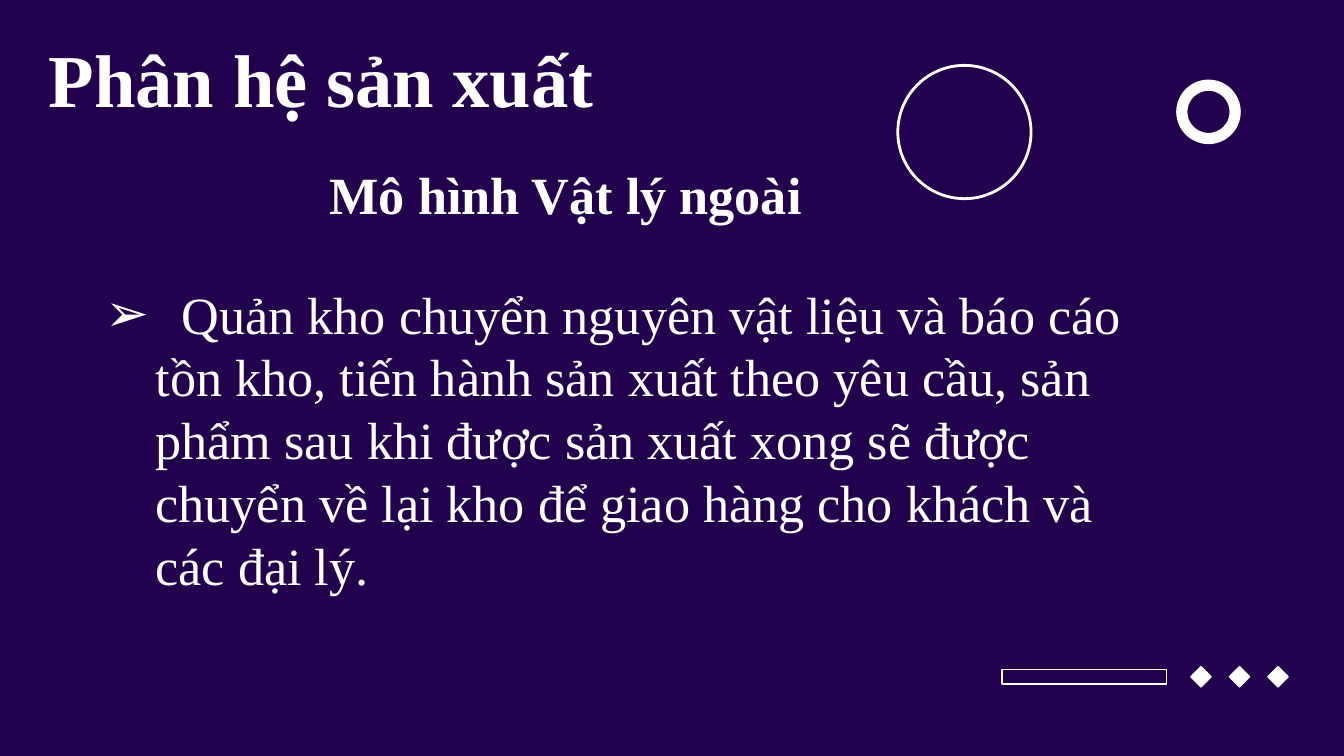
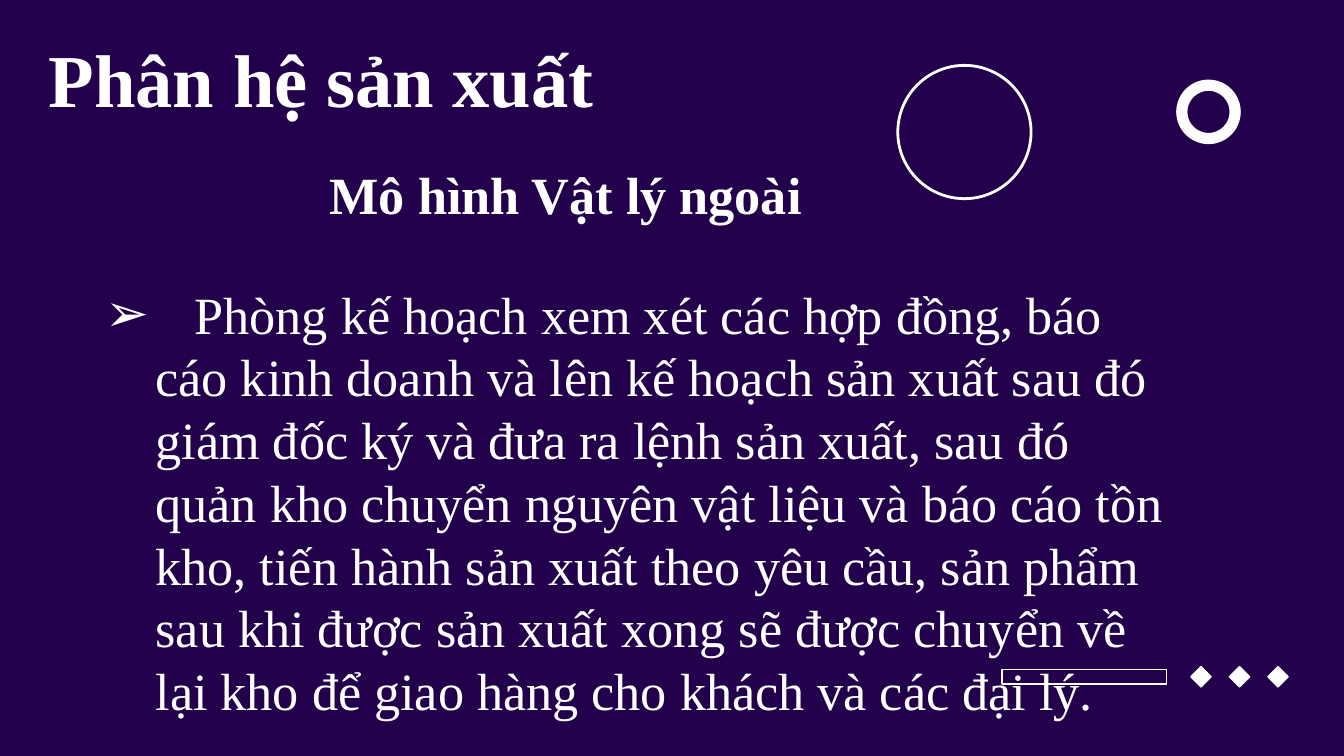
Before and after one commit to manhph81/ERP, a slide deck: slide 17 of 9_ERP đã chỉnh.pptx. Drawn at 1344x756 pixels with LibreOffice and Linux fonts; fonts in the diff are those of the drawing; background and template pictures are left out. Boxes give left, top, right and bottom in pixels: in the first picture for what was removed or moved away, otherwise in the second. Text is boxed around its words. In the diff, an @@ line names an element or a change of style, - is before the commit and + after.

```diff
--- a/9_ERP đã chỉnh.pptx
+++ b/9_ERP đã chỉnh.pptx
@@ subtitle at bbox=[156, 296, 1163, 721]: text changed @@
-➢ Quản kho chuyển nguyên vật liệu và báo cáo tồn kho, tiến hành sản xuất theo yêu cầu, sản phẩm sau khi được sản xuất xong sẽ được chuyển về lại kho để giao hàng cho khách và các đại lý.
+➢ Phòng kế hoạch xem xét các hợp đồng, báo cáo kinh doanh và lên kế hoạch sản xuất sau đó giám đốc ký và đưa ra lệnh sản xuất, sau đó quản kho chuyển nguyên vật liệu và báo cáo tồn kho, tiến hành sản xuất theo yêu cầu, sản phẩm sau khi được sản xuất xong sẽ được chuyển về lại kho để giao hàng cho khách và các đại lý.
```
Also in this commit, not shown: 3 other slides changed, 1 other file.
